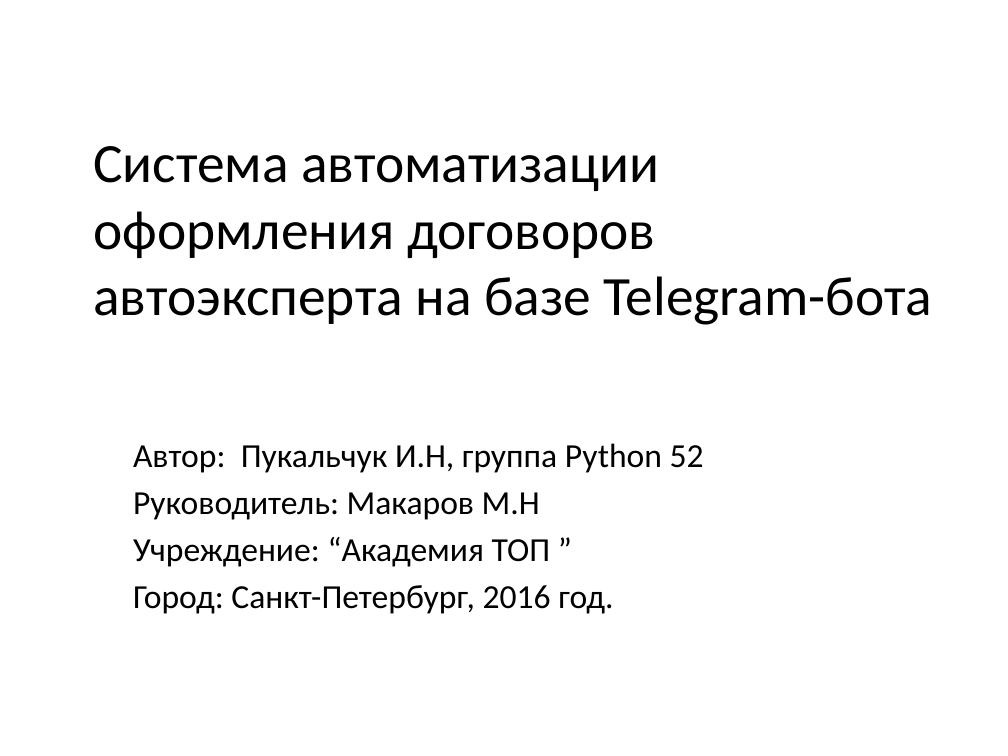
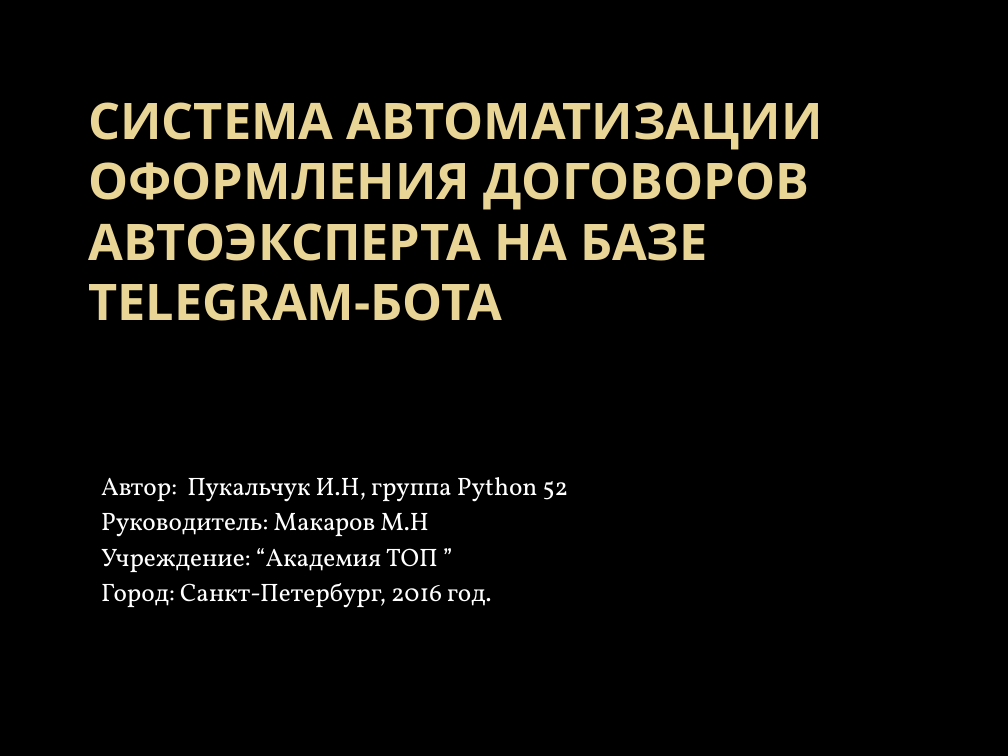
Before and after one commit to Ivan9005/autoexpert-bot, a slide deck: slide 1 of presentation/Система автоматизации оформления договоров автоэксперта на базе Telegram-бота.pptx. Drawn at 1008x756 pixels with LibreOffice and Linux fonts; fonts in the diff are those of the drawing; background and template pictures are left out. Boxes give left, top, right and bottom in pixels: in the first picture for what was removed or moved away, otherwise in the second. Text is boxed around its words. In the diff, an @@ line names an element or a change of style, - is before the commit and + after.

```diff
--- a/presentation/Система автоматизации оформления договоров автоэксперта на базе Telegram-бота.pptx
+++ b/presentation/Система автоматизации оформления договоров автоэксперта на базе Telegram-бота.pptx
@@ background #FFFFFF to picture (left out) @@
@@ title "СИСТЕМА АВТОМАТИЗАЦИИ ОФОРМЛЕНИЯ ДОГОВОРОВ АВТОЭКСПЕРТА ..." at (x1=88, y1=102, x2=823, y2=321): vertical alignment middle to bottom @@
@@ title at (x1=88, y1=102, x2=823, y2=321): text changed; size 39.6 to 36 pt; font Calibri to Noto Sans; text colour #000000 to gradient #EAD696 to #E7D081; bold on @@
-Система автоматизации оформления договоров автоэксперта на базе Telegram-бота
+СИСТЕМА АВТОМАТИЗАЦИИ ОФОРМЛЕНИЯ ДОГОВОРОВ АВТОЭКСПЕРТА НА БАЗЕ TELEGRAM-БОТА
@@ subtitle "Автор: Пукальчук И.Н, группа Python ..." moved from (x1=133, y1=443, x2=704, y2=614) to (x1=101, y1=477, x2=569, y2=608) @@
@@ subtitle "Автор: Пукальчук И.Н, группа Python ..." at (x1=101, y1=477, x2=569, y2=608): size 24 to 18 pt, font Calibri to Vollkorn, text colour #000000 to #FFFFFF; less space between paragraphs @@
```
Also in this commit, not shown: 15 other slides changed.
